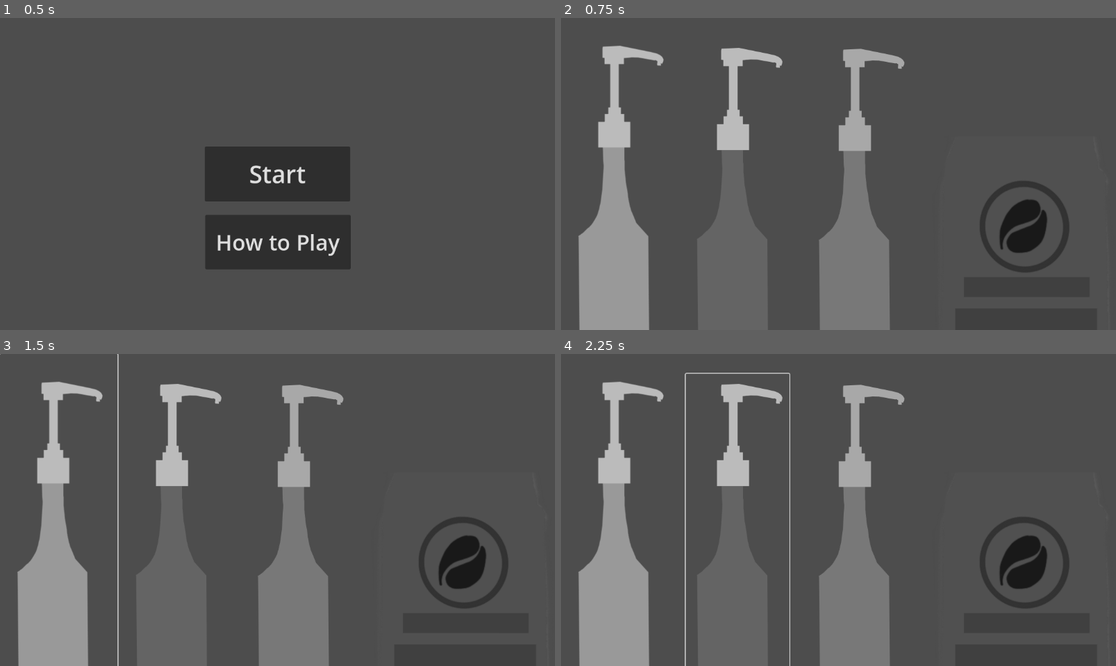
Above: before the commit, frames 1-4 (two rows, left to right).
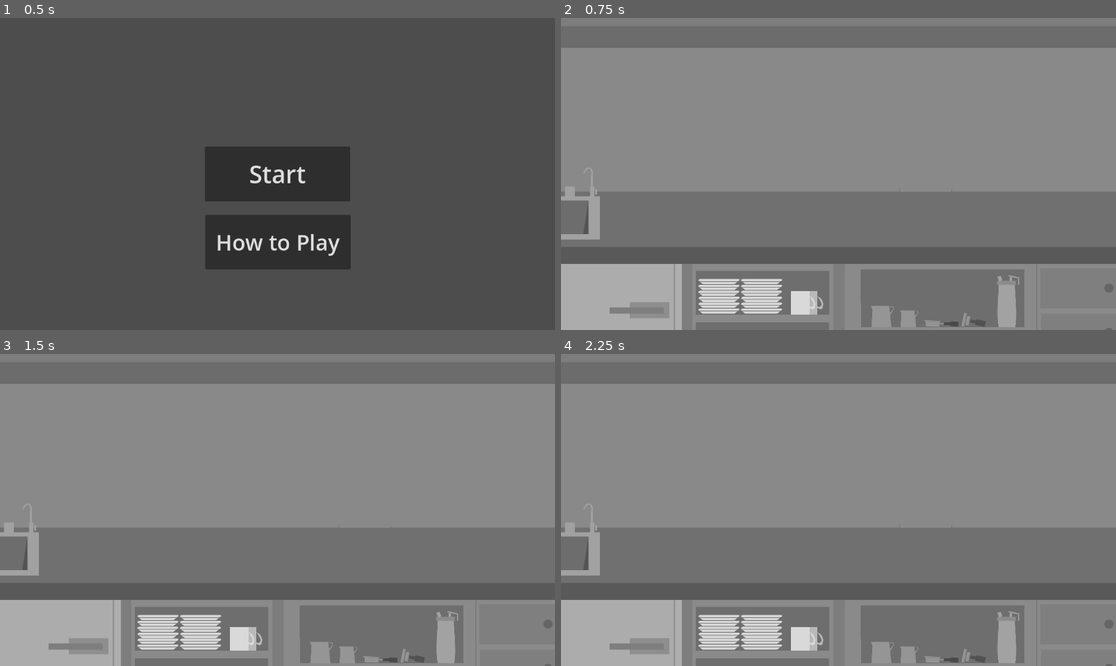
Above: after the commit, the same moments.

Repository: nyan-kaaaat/Mocha-and-Monsters
Game: Godot game, scene res://controller/MainMenu.tscn
The game is run twice, just before and just after one commit, with the same random seed, the same clock (stepped at 60 frames per second) and the same inputs.
Inputs (mouse positions are in pixels of both pictures, inside the frame that each line leads up to; where the layout moved, square brackets give the same spot in the first picture):
- Up to frame 1 (0.5 s): no input
- Up to frame 2 (0.75 s): click "Start" at 0.5 s
- Up to frame 3 (1.5 s): click (183, 653) [61, 544] at 1.25 s
- Up to frame 4 (2.25 s): click (633, 644) [738, 553] at 2 s

Frame 1 is identical in both runs. In frame 2, 86% of the frame differs, in the area x 0-100%, y 0-100%; in frame 3, 86%; in frame 4, 86%.

Commit message:
finished creating buttons for the rest of the cup sizes

Diff:
--- a/mocha-and-monsters-game/controller/game.gd
+++ b/mocha-and-monsters-game/controller/game.gd
@@ -22,3 +22,19 @@
 
 func _on_cup_size_pressed() -> void:
 	print("smallest cup pressed")
+
+
+func _on_cup_size_small_pressed() -> void:
+	print("small cup pressed")
+
+
+func _on_cup_size_medium_pressed() -> void:
+	print("medium cup pressed")
+
+
+func _on_cup_size_large_pressed() -> void:
+	print("large cup pressed")
+
+
+func _on_cup_size_largest_pressed() -> void:
+	print("largest cup pressed")
--- a/mocha-and-monsters-game/controller/game.tscn
+++ b/mocha-and-monsters-game/controller/game.tscn
@@ -1,19 +1,23 @@
-[gd_scene load_steps=8 format=3 uid="uid://ci86k2o47mbg4"]
+[gd_scene load_steps=12 format=3 uid="uid://ci86k2o47mbg4"]
 
 [ext_resource type="Texture2D" uid="uid://c0f5c5nfo8qe4" path="res://assets/m&m background.png" id="1_7drek"]
 [ext_resource type="Script" path="res://controller/game.gd" id="1_ipyyi"]
 [ext_resource type="Texture2D" uid="uid://cs2lhrxfcdwpm" path="res://assets/coffeecups_smallest.png" id="2_2pce8"]
 [ext_resource type="Texture2D" uid="uid://dr6y02okbt6bq" path="res://assets/syrup bottle1.png" id="2_jrssr"]
+[ext_resource type="Texture2D" uid="uid://c07uar85xrw0o" path="res://assets/coffeecups_small.png" id="3_ae8tl"]
 [ext_resource type="Texture2D" uid="uid://cbw47u3di53e3" path="res://assets/syrup bottle2.png" id="3_r6ufv"]
 [ext_resource type="Texture2D" uid="uid://836aixdkl3h5" path="res://assets/syrup bottle3.png" id="4_5d7w5"]
+[ext_resource type="Texture2D" uid="uid://c343dfhclg88u" path="res://assets/coffeecups_mid.png" id="4_22b6i"]
+[ext_resource type="Texture2D" uid="uid://dgwy6y5vmsxuk" path="res://assets/coffeecups_large.png" id="5_0moje"]
 [ext_resource type="Texture2D" uid="uid://b2q4ccut1hv3g" path="res://assets/coffeebean.png" id="5_a0x3u"]
+[ext_resource type="Texture2D" uid="uid://b3p8qbn41xxdu" path="res://assets/coffeecups_largest.png" id="6_1jx18"]
 
 [node name="Game" type="Node2D"]
 script = ExtResource("1_ipyyi")
 
 [node name="CoffeeMaker" type="Node2D" parent="."]
 
-[node name="CupSize" type="Button" parent="CoffeeMaker"]
+[node name="CupSizeSmallest" type="Button" parent="CoffeeMaker"]
 offset_left = 1256.0
 offset_top = 500.0
 offset_right = 1489.0
@@ -23,12 +27,48 @@
 flat = true
 expand_icon = true
 
+[node name="CupSizeSmall" type="Button" parent="CoffeeMaker"]
+offset_left = 1504.0
+offset_top = 500.0
+offset_right = 1698.0
+offset_bottom = 725.0
+icon = ExtResource("3_ae8tl")
+flat = true
+expand_icon = true
+
+[node name="CupSizeMedium" type="Button" parent="CoffeeMaker"]
+offset_left = 1721.0
+offset_top = 441.0
+offset_right = 1901.0
+offset_bottom = 692.0
+size_flags_horizontal = 4
+icon = ExtResource("4_22b6i")
+flat = true
+
+[node name="CupSizeLarge" type="Button" parent="CoffeeMaker"]
+offset_left = 1941.0
+offset_top = 387.0
+offset_right = 2168.0
+offset_bottom = 689.0
+icon = ExtResource("5_0moje")
+flat = true
+
+[node name="CupSizeLargest" type="Button" parent="CoffeeMaker"]
+offset_left = 2222.0
+offset_top = 329.0
+offset_right = 2492.0
+offset_bottom = 694.0
+icon = ExtResource("6_1jx18")
+flat = true
+
 [node name="Ingredient Cabinet" type="Node2D" parent="."]
 visibility_layer = 3
 
 [node name="SyrupFlowerButton" type="Button" parent="Ingredient Cabinet"]
-offset_right = 244.0
-offset_bottom = 797.0
+offset_left = 257.0
+offset_top = 224.0
+offset_right = 501.0
+offset_bottom = 1021.0
 size_flags_horizontal = 4
 button_mask = 7
 icon = ExtResource("2_jrssr")
@@ -36,19 +76,19 @@
 expand_icon = true
 
 [node name="SyrupButtonBean" type="Button" parent="Ingredient Cabinet"]
-offset_left = 259.0
-offset_top = 41.0
-offset_right = 474.0
-offset_bottom = 789.0
+offset_left = 42.0
+offset_top = 230.0
+offset_right = 257.0
+offset_bottom = 978.0
 icon = ExtResource("3_r6ufv")
 flat = true
 expand_icon = true
 
 [node name="SyrupButtonCube" type="Button" parent="Ingredient Cabinet"]
-offset_left = 507.0
-offset_top = 32.0
-offset_right = 735.0
-offset_bottom = 820.0
+offset_left = 523.0
+offset_top = 270.0
+offset_right = 751.0
+offset_bottom = 1058.0
 icon = ExtResource("4_5d7w5")
 flat = true
 expand_icon = true
@@ -69,7 +109,6 @@
 [node name="Levels(?)" type="Node2D" parent="."]
 
 [node name="CanvasLayer" type="CanvasLayer" parent="."]
-visible = false
 
 [node name="TextureRect" type="TextureRect" parent="CanvasLayer"]
 anchors_preset = 15
@@ -81,7 +120,11 @@
 texture = ExtResource("1_7drek")
 expand_mode = 1
 
-[connection signal="pressed" from="CoffeeMaker/CupSize" to="." method="_on_cup_size_pressed"]
+[connection signal="pressed" from="CoffeeMaker/CupSizeSmallest" to="." method="_on_cup_size_pressed"]
+[connection signal="pressed" from="CoffeeMaker/CupSizeSmall" to="." method="_on_cup_size_small_pressed"]
+[connection signal="pressed" from="CoffeeMaker/CupSizeMedium" to="." method="_on_cup_size_medium_pressed"]
+[connection signal="pressed" from="CoffeeMaker/CupSizeLarge" to="." method="_on_cup_size_large_pressed"]
+[connection signal="pressed" from="CoffeeMaker/CupSizeLargest" to="." method="_on_cup_size_largest_pressed"]
 [connection signal="pressed" from="Ingredient Cabinet/SyrupFlowerButton" to="." method="_on_get_ingredient_pressed"]
 [connection signal="pressed" from="Ingredient Cabinet/SyrupButtonBean" to="." method="_on_syrup_button_bean_pressed"]
 [connection signal="pressed" from="Ingredient Cabinet/SyrupButtonCube" to="." method="_on_syrup_button_cube_pressed"]
Binary file added: mocha-and-monsters-game/assets/coffeecups_large.png
Not shown, added: mocha-and-monsters-game/assets/coffeecups_large.png.import
Binary file added: mocha-and-monsters-game/assets/coffeecups_largest.png
Not shown, added: mocha-and-monsters-game/assets/coffeecups_largest.png.import
Binary file added: mocha-and-monsters-game/assets/coffeecups_mid.png
Not shown, added: mocha-and-monsters-game/assets/coffeecups_mid.png.import
Binary file added: mocha-and-monsters-game/assets/coffeecups_small.png
Not shown, added: mocha-and-monsters-game/assets/coffeecups_small.png.import
